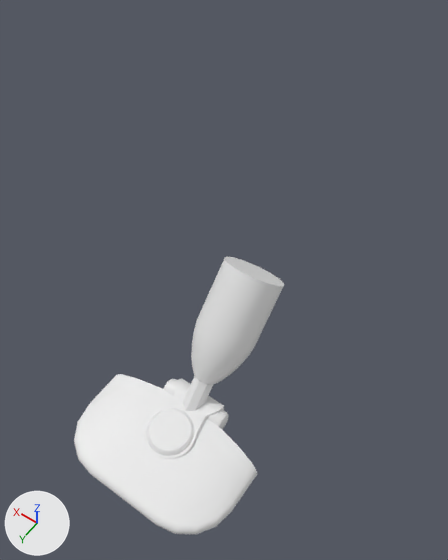
The Blender file Assets/_Models/_Chara/VacuumCleaner(Enemy).blend, before and after one commit.
Camera for both pictures: a camera (50 mm lens) standing at (-0.312, 0.247, 0.95) and looking at (0.014, -0.211, 0.231). The lights are fixed; the arrows at lower left show +X, +Y and +Z.

The scene before the commit, as lines of its bpy script (objects in view):
```python
ob_cube = bpy.data.objects.new('Cube', me_cube)
ob_cube.location = (0.0, 0.001, -0.003)
ob_cube.scale = (0.634, 0.634, 0.634)
ob_cylinder = bpy.data.objects.new('Cylinder', me_cylinder)
ob_cylinder.location = (0.0, -0.045, 0.027)
ob_cylinder.rotation_euler = (-0.0986, 0.0, 0.0)  # degrees (-5.6, 0, 0)
ob_cylinder.scale = (0.634, 0.634, 0.634)
ob_cylinder_001 = bpy.data.objects.new('Cylinder.001', me_cylinder_001)
ob_cylinder_001.location = (0.0, -0.126, 0.049)
ob_cylinder_001.rotation_euler = (0.767, 0.0, 0.0)  # degrees (44, 0, 0)
ob_cylinder_001.scale = (0.634, 0.634, 0.634)
ob_cylinder_002 = bpy.data.objects.new('Cylinder.002', me_cylinder_003)
ob_cylinder_002.location = (0.0, -0.109, 0.014)
ob_cylinder_002.rotation_euler = (-1.571, 0.0, 4.712)  # degrees (-90, 0, 270)
ob_cylinder_002.scale = (0.634, 0.634, 0.634)
ob_cylinder_003 = bpy.data.objects.new('Cylinder.003', me_cylinder_004)
ob_cylinder_003.location = (0.0, -0.093, 0.016)
ob_cylinder_003.rotation_euler = (-1.571, -0.0354, 4.712)  # degrees (-90, -2, 270)
ob_cylinder_003.scale = (0.634, 0.634, 0.634)
```
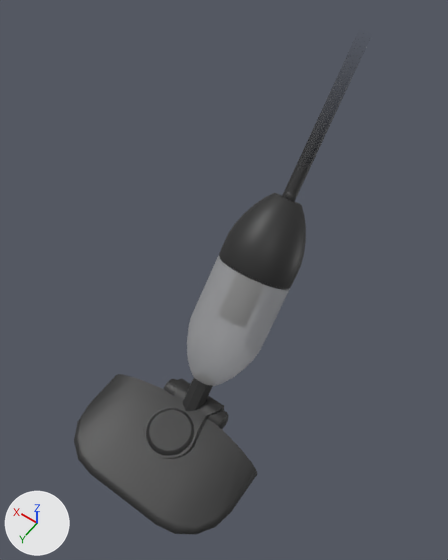
Where the change shows, as pixel boxes (x1, y1, x2, y2) in the pictures (448 x 560 px):
'Cube', recoloured (white to grey)
    both: (74, 374, 257, 535)
'Cylinder.001', reshaped
    before: (183, 257, 284, 411)
    after: (282, 113, 333, 202)
'Cylinder.004', added
    after: (183, 193, 306, 411)
'Cylinder', recoloured (white to grey)
    both: (146, 408, 194, 456)
'Cylinder.003', recoloured (white to grey)
    both: (143, 379, 224, 459)
'Cylinder.002', recoloured (white to black)
    both: (163, 379, 229, 429)
part 2 of me_cylinder_001, rebuilt (not visible afterwards)
    before: (191, 257, 284, 385)
part 3 of me_cylinder_001, added (black)
    after: (282, 113, 333, 202)
part 4 of me_cylinder_001, deleted
    before: (183, 376, 213, 411)

What changed in the scene script:
```text
Add mat_protomaterial:
    mat_protomaterial = bpy.data.materials.new('ProtoMaterial')
    mat_protomaterial.use_nodes = True; mat_protomaterial.node_tree.nodes.clear()
    _N = mat_protomaterial.node_tree.nodes; _L = mat_protomaterial.node_tree.links
    n0 = _N.new('ShaderNodeBsdfPrincipled'); n0.name = 'Principled BSDF'
    n0.distribution = 'GGX'
    n0.subsurface_method = 'RANDOM_WALK_SKIN'
    n1 = _N.new('ShaderNodeOutputMaterial'); n1.name = 'Material Output'
    n2 = _N.new('ShaderNodeVertexColor'); n2.name = 'Color Attribute'
    _L.new(n0.outputs[0], n1.inputs[0])  # 'BSDF' to 'Surface'
    _L.new(n2.outputs[0], n0.inputs[0])  # 'Color' to 'Base Color'
    _L.new(n2.outputs[1], n0.inputs[4])  # 'Alpha' to 'Alpha'
Add mat_protomaterial_alpha:
    mat_protomaterial_alpha = bpy.data.materials.new('ProtoMaterial_Alpha')
    mat_protomaterial_alpha.use_nodes = True; mat_protomaterial_alpha.node_tree.nodes.clear()
    _N = mat_protomaterial_alpha.node_tree.nodes; _L = mat_protomaterial_alpha.node_tree.links
    n0 = _N.new('ShaderNodeBsdfPrincipled'); n0.name = 'Principled BSDF'
    n0.distribution = 'GGX'
    n0.subsurface_method = 'RANDOM_WALK_SKIN'
    n1 = _N.new('ShaderNodeOutputMaterial'); n1.name = 'Material Output'
    n2 = _N.new('ShaderNodeVertexColor'); n2.name = 'Color Attribute'
    _L.new(n0.outputs[0], n1.inputs[0])  # 'BSDF' to 'Surface'
    _L.new(n2.outputs[0], n0.inputs[0])  # 'Color' to 'Base Color'
    _L.new(n2.outputs[1], n0.inputs[4])  # 'Alpha' to 'Alpha'
Change me_cube:
    where me_cube.from_pydata(...)  # 98 vertices, 96 faces; spans x -0.23..0.23, y -0.159..0.118, z 0.005..0.047
    used by ob_cube; location = (0.0, 0.001, -0.003); scale = (0.634, 0.634, 0.634)
    me_cube part 1: vertex colours changed
    add me_cube.materials.append(mat_protomaterial)
Change me_cylinder:
    where me_cylinder.from_pydata(...)  # 128 vertices, 97 faces; spans x -0.0637..0.0637, y -0.0637..0.0637, z -0.0085..0.0074
    add me_cylinder.materials.append(mat_protomaterial)
Change me_cylinder_001:
    used by ob_cylinder_001; location = (0.0, -0.126, 0.049); rotation_euler = (0.767, 0.0, 0.0), in degrees (44, 0, 0); scale = (0.634, 0.634, 0.634)
    remove me_cylinder_001.from_pydata(...)  # 240 vertices, 202 faces; spans x -0.08..0.08, y -0.08..0.08, z -0.076..0.332
    add me_cylinder_001.from_pydata(...)  # 384 vertices, 345 faces; spans x -0.096..0.096, y -0.096..0.096, z 0.025..0.937
    me_cylinder_001 part 2: the loose piece of 224 vertices spanning x -0.08..0.08, y -0.08..0.08, z 0.025..0.332 is rebuilt with 352 vertices and now spans x -0.096..0.096, y -0.096..0.096, z 0.025..0.329, in mat_protomaterial_alpha
    me_cylinder_001 part 3: a new loose piece of 32 vertices spanning x -0.017..0.017, y -0.017..0.017, z 0.524..0.937, in mat_protomaterial_alpha
    me_cylinder_001 part 4: the loose piece of 16 vertices spanning x -0.028..0.028, y -0.028..0.028, z -0.076..0.023 is deleted
    add me_cylinder_001.materials.append(mat_protomaterial_alpha)
Change me_cylinder_003:
    where me_cylinder_003.from_pydata(...)  # 96 vertices, 82 faces; spans x -0.028..0.028, y -0.028..0.028, z -0.093..0.093
    add me_cylinder_003.materials.append(mat_protomaterial)
Change me_cylinder_004:
    where me_cylinder_004.from_pydata(...)  # 81 vertices, 60 faces; spans x -0.142..0.061, y -0.029..0.027, z -0.08..0.078
    add me_cylinder_004.materials.append(mat_protomaterial)
Add ob_cylinder_004:
    ob_cylinder_004 = bpy.data.objects.new('Cylinder.004', me_cylinder_006)  # 432 vertices, 394 faces; spans x -0.096..0.096, y -0.096..0.096, z -0.076..0.524
    ob_cylinder_004.location = (0.0, -0.126, 0.049)
    ob_cylinder_004.rotation_euler = (0.767, 0.0, 0.0)  # degrees (44, 0, 0)
    ob_cylinder_004.scale = (0.634, 0.634, 0.634)
```
